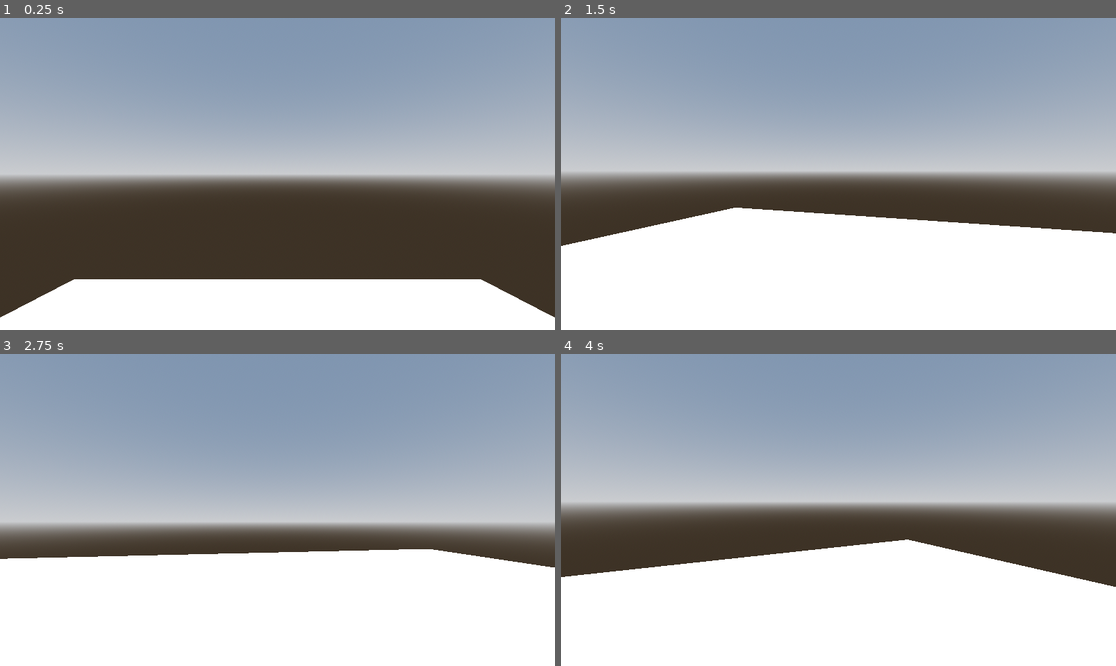
Above: before the commit, frames 1-4 (two rows, left to right).
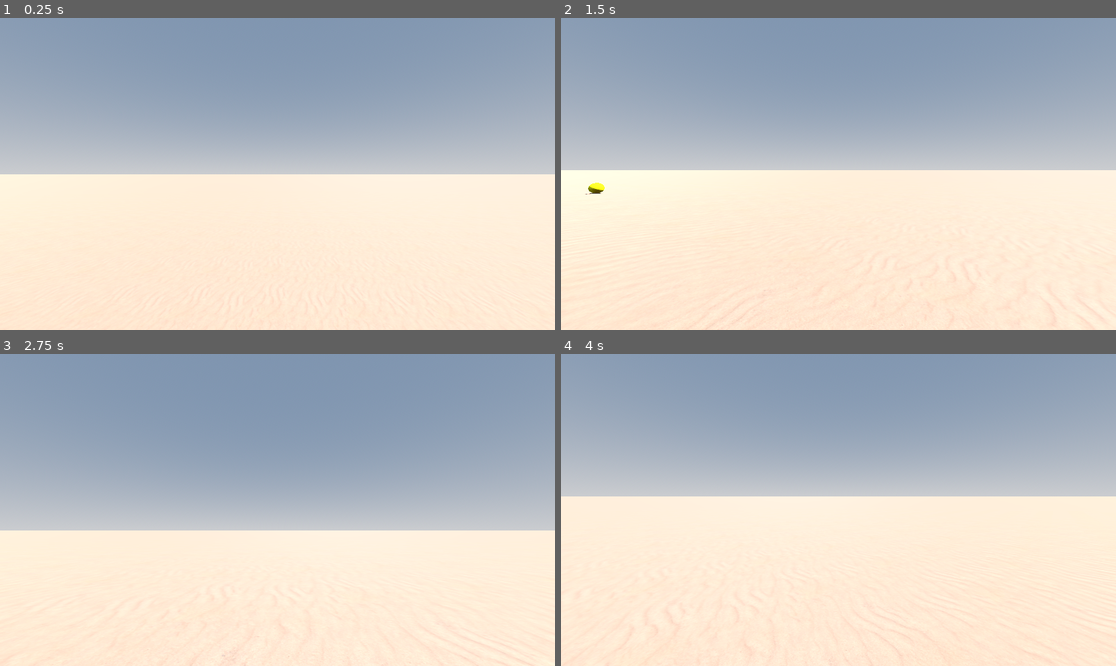
Above: after the commit, the same moments.

Repository: Yebapoo/Project-Charm
Game: Godot game, scene res://main.tscn
Two runs of this game, one before a commit and one after it. Both use one fixed random seed, a clock stepped at 60 frames per second and the inputs below.
Inputs (mouse positions are in pixels of both pictures, inside the frame that each line leads up to):
- Up to frame 1 (0.25 s): no input
- Up to frame 2 (1.5 s): tap Enter at 0.5 s; move the mouse to (866, 174) at 0.52 s; tap A (a_key) at 0.6 s; tap Space (space_key) at 1.25 s; move the mouse to (810, 174) at 1.27 s; tap C (c_key) at 1.35 s
- Up to frame 3 (2.75 s): move the mouse to (288, 503) at 2.02 s; tap D (d_key) at 2.1 s
- Up to frame 4 (4 s): tap Enter at 2.75 s; move the mouse to (832, 516) at 2.77 s; tap P (p_key) at 2.85 s; tap Space (space_key) at 3.5 s; move the mouse to (877, 513) at 3.52 s; tap S (s_key) at 3.6 s

The runs differ from the first frame. In frame 1, 50% of the frame differs, in the area x 0-100%, y 50-100%; in frame 2, 51%; in frame 3, 46%; in frame 4, 54%, in the area x 0-100%, y 45-100%.

Commit message:
i have added a round ball by the name of roadrunner. and sand texture to the ground.

Diff:
--- /dev/null
+++ b/Interactables/Roadrunner/roadrunner.gd
@@ -0,0 +1,75 @@
+class_name Roadrunner
+extends CharacterBody3D
+
+@export var player: Node3D
+
+const WANDER_SPEED: float = 4.0
+const FLEE_SPEED: float = 6.0
+const FLEE_DISTANCE: float = 5.0
+const SAFE_DISTANCE: float = 20.0
+const WANDER_INTERVAL: float = 3.0
+
+enum State { WANDER, FLEE }
+
+var current_state: State = State.WANDER
+var wander_direction: Vector3 = Vector3.ZERO
+var _wander_timer: Timer
+
+func _ready() -> void:
+	_wander_timer = Timer.new()
+	add_child(_wander_timer)
+	_wander_timer.wait_time = WANDER_INTERVAL
+	_wander_timer.timeout.connect(_on_wander_timer_timeout)
+	_pick_new_wander_direction()
+	_wander_timer.start()
+
+func _physics_process(delta: float) -> void:
+	var gravity = ProjectSettings.get_setting("physics/3d/default_gravity")
+	if not is_on_floor():
+		velocity.y -= gravity * delta
+
+	if not player:
+		return
+
+	_update_state()
+
+	match current_state:
+		State.WANDER:
+			_execute_wander()
+		State.FLEE:
+			_execute_flee()
+
+	move_and_slide()
+
+func _update_state() -> void:
+	var distance_to_player = global_position.distance_to(player.global_position)
+
+	if current_state == State.WANDER and distance_to_player <= FLEE_DISTANCE:
+		current_state = State.FLEE
+		_wander_timer.stop()
+	elif current_state == State.FLEE and distance_to_player >= SAFE_DISTANCE:
+		current_state = State.WANDER
+		_wander_timer.start()
+		_pick_new_wander_direction()
+
+func _execute_wander() -> void:
+	var target_velocity = wander_direction * WANDER_SPEED
+	velocity.x = target_velocity.x
+	velocity.z = target_velocity.z
+	if velocity.length_squared() > 0:
+		look_at(global_position + wander_direction, Vector3.UP)
+
+func _execute_flee() -> void:
+	var direction_away = (global_position - player.global_position).normalized()
+	var target_velocity = direction_away * FLEE_SPEED
+	velocity.x = target_velocity.x
+	velocity.z = target_velocity.z
+	if velocity.length_squared() > 0:
+		look_at(global_position + direction_away, Vector3.UP)
+
+func _on_wander_timer_timeout() -> void:
+	_pick_new_wander_direction()
+
+func _pick_new_wander_direction() -> void:
+	var random_angle = randf() * TAU
+	wander_direction = Vector3(cos(random_angle), 0, sin(random_angle))
--- /dev/null
+++ b/Interactables/Roadrunner/roadrunner.tscn
@@ -0,0 +1,23 @@
+[gd_scene load_steps=5 format=3 uid="uid://pwwflogdcxf5"]
+
+[ext_resource type="Script" uid="uid://bpurudso60n2f" path="res://Interactables/Roadrunner/roadrunner.gd" id="1_r1xgt"]
+
+[sub_resource type="StandardMaterial3D" id="StandardMaterial3D_ayqge"]
+albedo_color = Color(0.92984587, 0.9298463, 0, 1)
+
+[sub_resource type="CapsuleMesh" id="CapsuleMesh_r1xgt"]
+material = SubResource("StandardMaterial3D_ayqge")
+height = 1.0
+
+[sub_resource type="CapsuleShape3D" id="CapsuleShape3D_hhm2a"]
+height = 1.0
+
+[node name="Roadrunner" type="CharacterBody3D"]
+script = ExtResource("1_r1xgt")
+
+[node name="MeshInstance3D" type="MeshInstance3D" parent="."]
+mesh = SubResource("CapsuleMesh_r1xgt")
+skeleton = NodePath("")
+
+[node name="CollisionShape3D" type="CollisionShape3D" parent="."]
+shape = SubResource("CapsuleShape3D_hhm2a")
--- a/main.tscn
+++ b/main.tscn
@@ -1,28 +1,45 @@
-[gd_scene load_steps=8 format=3 uid="uid://blmna6yxgl2yw"]
+[gd_scene load_steps=14 format=3 uid="uid://blmna6yxgl2yw"]
 
 [ext_resource type="PackedScene" uid="uid://7ga6ldy1jobf" path="res://player.tscn" id="1_ig7tw"]
 [ext_resource type="PackedScene" uid="uid://bpj5gjww1et1o" path="res://Interactables/Power Ups/power_up.tscn" id="2_0xm2m"]
+[ext_resource type="PackedScene" uid="uid://pwwflogdcxf5" path="res://Interactables/Roadrunner/roadrunner.tscn" id="3_h2yge"]
+[ext_resource type="Texture2D" uid="uid://b33o8s4kmw46v" path="res://Assets/Textures/Sand/Rippled_Sand_xd0mda1_1K_BaseColor.jpg" id="4_272bh"]
+[ext_resource type="Texture2D" uid="uid://da1fxhictq2b8" path="res://Assets/Textures/Sand/Rippled_Sand_xd0mda1_1K_AO.jpg" id="5_5vw27"]
+[ext_resource type="Texture2D" uid="uid://c8xdwl4nn353e" path="res://Assets/Textures/Sand/Rippled_Sand_xd0mda1_1K_Normal.jpg" id="6_kek77"]
+[ext_resource type="Texture2D" uid="uid://d4i13vduotkon" path="res://Assets/Textures/Sand/Rippled_Sand_xd0mda1_1K_Roughness.jpg" id="7_4c57u"]
 
-[sub_resource type="ProceduralSkyMaterial" id="ProceduralSkyMaterial_ig7tw"]
+[sub_resource type="ProceduralSkyMaterial" id="ProceduralSkyMaterial_272bh"]
 sky_horizon_color = Color(0.66224277, 0.6717428, 0.6867428, 1)
 ground_horizon_color = Color(0.66224277, 0.6717428, 0.6867428, 1)
 
-[sub_resource type="Sky" id="Sky_0xm2m"]
-sky_material = SubResource("ProceduralSkyMaterial_ig7tw")
+[sub_resource type="Sky" id="Sky_5vw27"]
+sky_material = SubResource("ProceduralSkyMaterial_272bh")
 
-[sub_resource type="Environment" id="Environment_h2yge"]
+[sub_resource type="Environment" id="Environment_kek77"]
 background_mode = 2
-sky = SubResource("Sky_0xm2m")
+sky = SubResource("Sky_5vw27")
 tonemap_mode = 2
 
 [sub_resource type="WorldBoundaryShape3D" id="WorldBoundaryShape3D_0xm2m"]
 
+[sub_resource type="StandardMaterial3D" id="StandardMaterial3D_efxa6"]
+albedo_texture = ExtResource("4_272bh")
+roughness_texture = ExtResource("7_4c57u")
+normal_enabled = true
+normal_texture = ExtResource("6_kek77")
+ao_enabled = true
+ao_texture = ExtResource("5_5vw27")
+uv1_scale = Vector3(3, 3, 3)
+uv1_triplanar = true
+
 [sub_resource type="PlaneMesh" id="PlaneMesh_h2yge"]
+material = SubResource("StandardMaterial3D_efxa6")
+size = Vector2(1000, 1000)
 
 [node name="Main" type="Node3D"]
 
 [node name="WorldEnvironment" type="WorldEnvironment" parent="."]
-environment = SubResource("Environment_h2yge")
+environment = SubResource("Environment_kek77")
 
 [node name="DirectionalLight3D" type="DirectionalLight3D" parent="."]
 transform = Transform3D(-0.8660254, -0.43301278, 0.25, 0, 0.49999997, 0.86602545, -0.50000006, 0.75, -0.43301266, 0, 0, 0)
@@ -30,16 +47,6 @@
 
 [node name="Player" parent="." instance=ExtResource("1_ig7tw")]
 transform = Transform3D(1, 0, 0, 0, 1, 0, 0, 0, 1, 0, 5, 0)
-
-[node name="StaticBody3D" type="StaticBody3D" parent="."]
-
-[node name="CollisionShape3D" type="CollisionShape3D" parent="StaticBody3D"]
-shape = SubResource("WorldBoundaryShape3D_0xm2m")
-
-[node name="MeshInstance3D" type="MeshInstance3D" parent="StaticBody3D"]
-transform = Transform3D(10, 0, 0, 0, 10, 0, 0, 0, 10, 0, 0, 0)
-mesh = SubResource("PlaneMesh_h2yge")
-skeleton = NodePath("../CollisionShape3D")
 
 [node name="SpeedBoost" parent="." instance=ExtResource("2_0xm2m")]
 transform = Transform3D(1, 0, 0, 0, 1, 0, 0, 0, 1, 0.21384907, 0.9191122, 2)
@@ -49,3 +56,19 @@
 transform = Transform3D(1, 0, 0, 0, 1, 0, 0, 0, 1, 4.041908, 0.9191122, 2)
 powerup_type = "jump"
 color = Color(0, 1, 1, 1)
+
+[node name="Roadrunner" parent="." node_paths=PackedStringArray("player") instance=ExtResource("3_h2yge")]
+transform = Transform3D(1, 0, 0, 0, 1, 0, 0, 0, 1, -28.898445, 1.4340038, 0)
+player = NodePath("../Player")
+
+[node name="Map" type="Node3D" parent="."]
+
+[node name="Ground" type="StaticBody3D" parent="Map"]
+
+[node name="CollisionShape3D" type="CollisionShape3D" parent="Map/Ground"]
+shape = SubResource("WorldBoundaryShape3D_0xm2m")
+
+[node name="MeshInstance3D" type="MeshInstance3D" parent="Map/Ground"]
+transform = Transform3D(10, 0, 0, 0, 10, 0, 0, 0, 10, 0, 0, 0)
+mesh = SubResource("PlaneMesh_h2yge")
+skeleton = NodePath("../CollisionShape3D")
--- a/project.godot
+++ b/project.godot
@@ -14,6 +14,11 @@
 run/main_scene="uid://blmna6yxgl2yw"
 config/features=PackedStringArray("4.5", "GL Compatibility")
 config/icon="res://icon.svg"
+
+[display]
+
+window/size/viewport_width=1920
+window/size/viewport_height=1080
 
 [input]
 
Binary file added: Assets/Textures/Sand/Rippled_Sand_xd0mda1_1K_AO.jpg
Not shown, added: Assets/Textures/Sand/Rippled_Sand_xd0mda1_1K_AO.jpg.import
Binary file added: Assets/Textures/Sand/Rippled_Sand_xd0mda1_1K_BaseColor.jpg
Not shown, added: Assets/Textures/Sand/Rippled_Sand_xd0mda1_1K_BaseColor.jpg.import
Binary file added: Assets/Textures/Sand/Rippled_Sand_xd0mda1_1K_Bump.jpg
Not shown, added: Assets/Textures/Sand/Rippled_Sand_xd0mda1_1K_Bump.jpg.import
Binary file added: Assets/Textures/Sand/Rippled_Sand_xd0mda1_1K_Cavity.jpg
Not shown, added: Assets/Textures/Sand/Rippled_Sand_xd0mda1_1K_Cavity.jpg.import
Binary file added: Assets/Textures/Sand/Rippled_Sand_xd0mda1_1K_Displacement.jpg
Not shown, added: Assets/Textures/Sand/Rippled_Sand_xd0mda1_1K_Displacement.jpg.import
Binary file added: Assets/Textures/Sand/Rippled_Sand_xd0mda1_1K_Gloss.jpg
Not shown, added: Assets/Textures/Sand/Rippled_Sand_xd0mda1_1K_Gloss.jpg.import
(and 8 more such lines)
